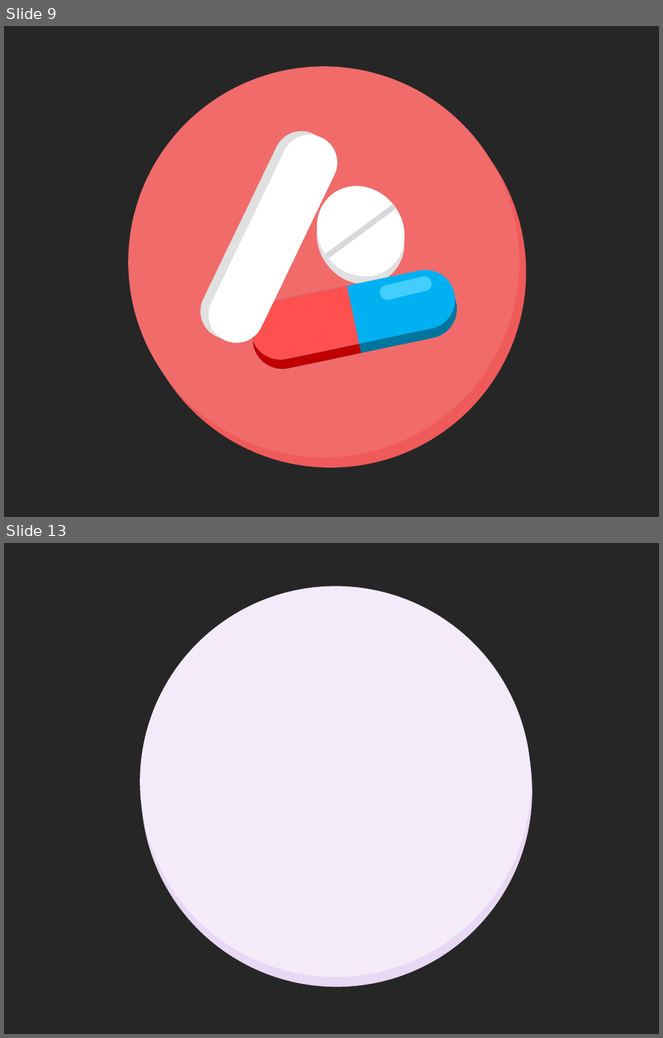
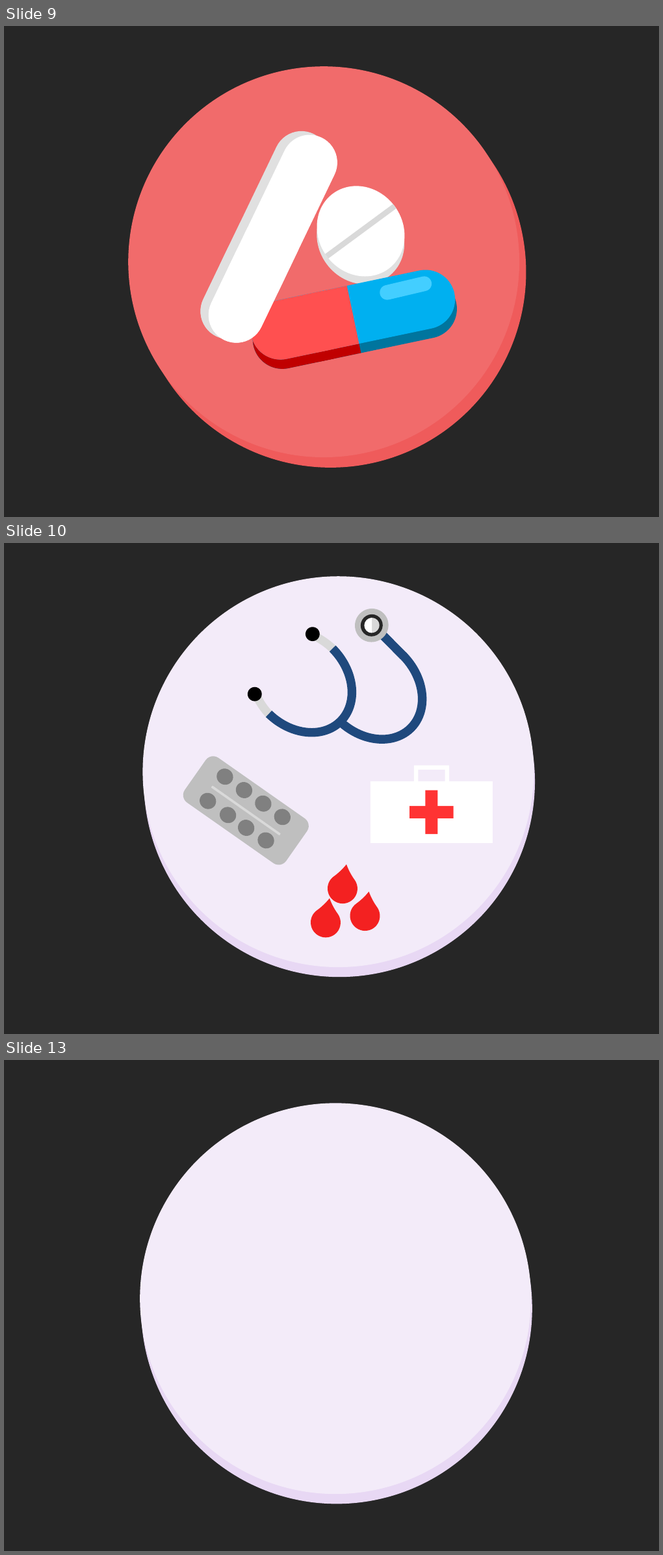
Before and after one commit to gustavogitzel/Discussex, a slide deck: Rascunhos/Logo - PP2.pptx. Shown one above the other, each under a label of ours: slides 9 and 13 before the commit, slides 9, 10 and 13 after it; the slides between them are not shown. The pictures are 663x1038 and 663x1555 pixels, drawn with LibreOffice and Linux fonts; fonts in the diff are those of the drawing. Boxes give left, top, right and bottom in pixels: in the first picture for what was removed or moved away, otherwise in the second. Text is boxed around its words. In the diff, an @@ line names an element or a change of style, - is before the commit and + after.

```diff
--- a/Rascunhos/Logo - PP2.pptx
+++ b/Rascunhos/Logo - PP2.pptx
@@ slide 10 added at bbox=[4, 543, 659, 1034], background #262626 @@
@@ ellipse added at bbox=[143, 576, 534, 967], fill #F3EBF9 @@
@@ ellipse added at bbox=[144, 587, 535, 977], fill #E8D8F4 @@
@@ arch (boxed as its full ring) added at bbox=[222, 601, 380, 759], fill #1F497D @@
@@ arch (boxed as its full ring) added at bbox=[225, 607, 380, 763], fill #D9D9D9 @@
@@ arch (boxed as its full ring) added at bbox=[226, 603, 381, 759], fill #D9D9D9 @@
@@ arch (boxed as its full ring) added at bbox=[292, 609, 449, 767], fill #1F497D @@
@@ ellipse added at bbox=[348, 601, 396, 650], fill #BFBFBF @@
@@ ellipse added at bbox=[356, 610, 388, 641], fill #262626 @@
@@ ellipse added at bbox=[362, 615, 382, 636], fill #D9D9D9 @@
@@ freeform shape added at bbox=[362, 616, 380, 635], fill #FFFFFF @@
@@ rectangle added at bbox=[366, 618, 407, 659], fill #1F497D @@
@@ ellipse added at bbox=[302, 624, 322, 644], fill #000000 @@
@@ ellipse added at bbox=[244, 684, 265, 705], fill #000000 @@
@@ group added at bbox=[180, 753, 312, 869]: 8 ellipses, 2 rounded rectangles @@
@@ group added at bbox=[371, 766, 493, 843]: 3 rectangles, 1 frame @@
@@ teardrop added at bbox=[322, 868, 363, 910], fill #F32121 @@
@@ teardrop added at bbox=[304, 902, 346, 944], fill #F32121 @@
@@ teardrop added at bbox=[344, 895, 386, 938], fill #F32121 @@
```
Also in this commit, not shown: 2 other slides added, 3 slides removed, 3 other files.
